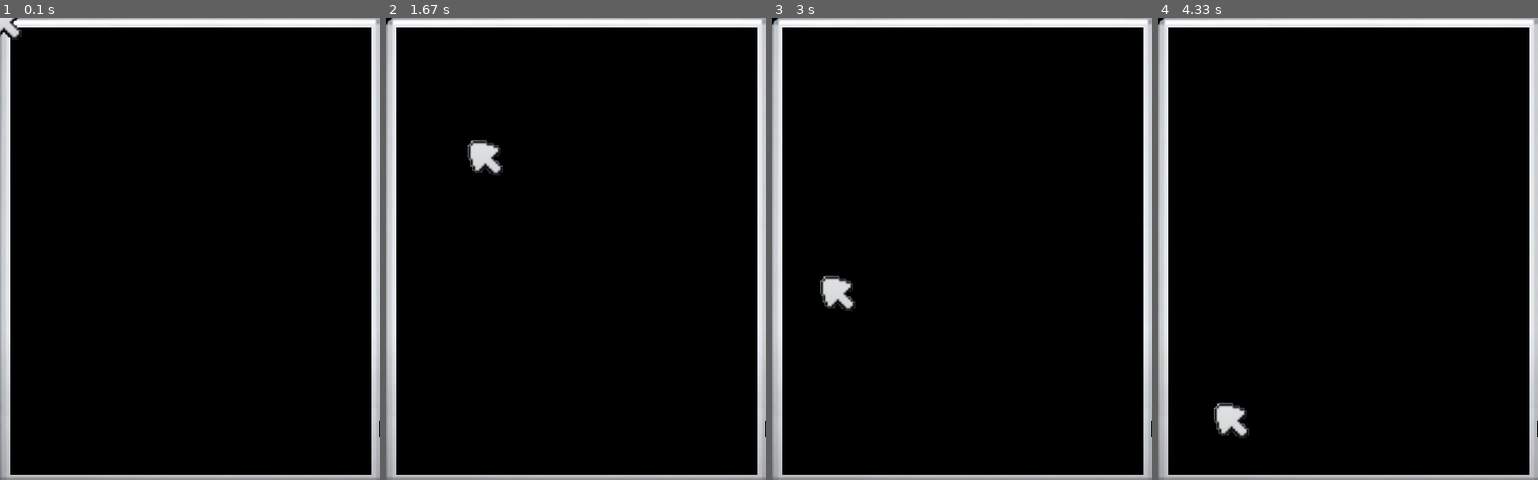
Above: before the commit, frames 1-4 (left to right).
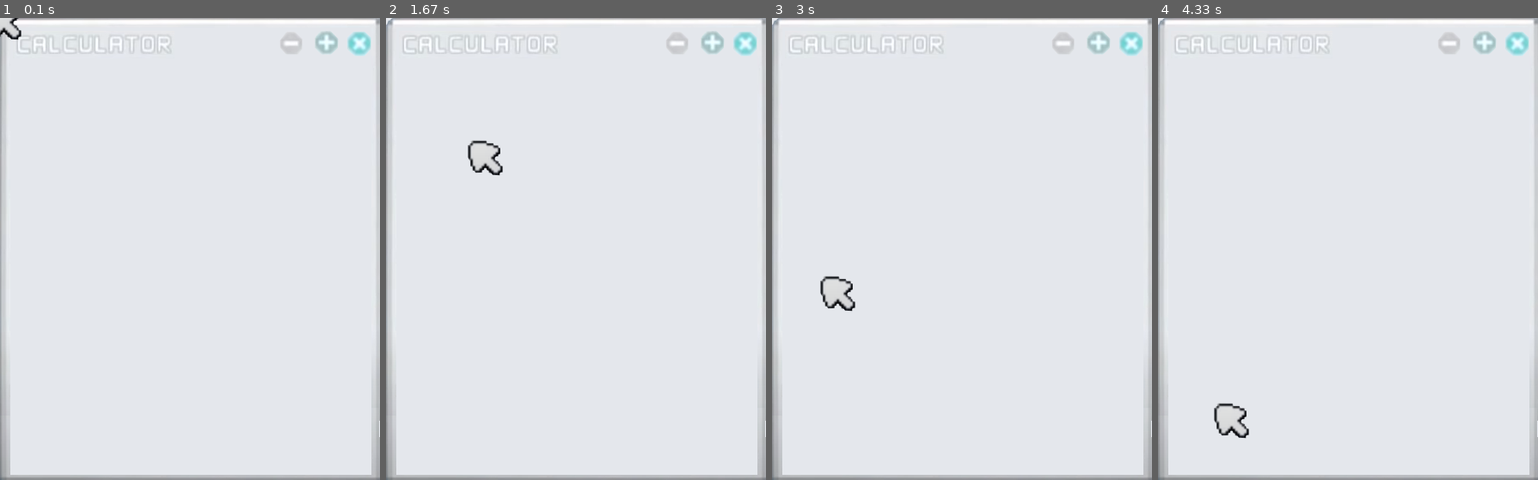
Above: after the commit, the same moments.

Repository: N3dal/Richard-Watterson-Calculator
Game: pygame game, started from pygame_version.py
Same seed, same stepped clock (60 frames per second), same inputs: the game is played once before the commit and once after it.
Inputs (mouse positions are in pixels of both pictures, inside the frame that each line leads up to):
- Up to frame 1 (0.1 s): no input
- Up to frame 2 (1.67 s): click (576, 249) at 0.38 s; click (614, 350) at 0.72 s; click (712, 410) at 1.05 s; click (484, 156) at 1.38 s
- Up to frame 3 (3 s): click (962, 304) at 1.72 s; click (908, 151) at 2.05 s; click (1095, 369) at 2.38 s; click (836, 295) at 2.72 s
- Up to frame 4 (4.33 s): click (1237, 161) at 3.05 s; click (1256, 327) at 3.38 s; click (1484, 355) at 3.72 s; click (1230, 419) at 4.05 s

The runs differ from the first frame. In frame 1, 92% of the frame differs, in the area x 2-100%, y 2-99%; in frame 2, 92%; in frame 3, 92%; in frame 4, 92%.

Commit message:
added Button Class

Diff:
--- a/pygame_version.py
+++ b/pygame_version.py
@@ -13,8 +13,86 @@
 # -----------------------------------------------------------------
 
 import pygame
+from sys import exit
 
 pygame.init()
+
+
+class Button:
+    """
+        Custom button;
+    """
+
+    def __init__(self, parent, coords: tuple, text="", image=None):
+
+        self.parent = parent
+        self.text = text
+        self.image = image
+
+        self.x, self.y = coords
+
+    def draw(self):
+        self.parent.blit(self.image, (self.x, self.y))
+
+    def move(self, x: int, y: int):
+        self.x = x
+        self.y = y
+
+
+class TitleBar:
+    """
+        Docstring;
+    """
+    TITLE_IMAGE = pygame.image.load(r"./pictures/title_bar/title.png")
+    MINIMIZE_IMAGE = pygame.image.load(r"./pictures/title_bar/minimize.png")
+    MAXIMIZE_IMAGE = pygame.image.load(r"./pictures/title_bar/maximize.png")
+    CLOSE_IMAGE = pygame.image.load(r"./pictures/title_bar/close.png")
+
+    MINIMIZE_IMAGE_COORDS = (320, 10)
+    MAXIMIZE_IMAGE_COORDS = (360, 10)
+    CLOSE_IMAGE_COORDS = (400, 10)
+
+    def __init__(self, parent):
+
+        self.parent = parent
+        self.minimize_btn = Button(
+            parent=self.parent,
+            coords=TitleBar.MINIMIZE_IMAGE_COORDS,
+            image=TitleBar.MINIMIZE_IMAGE)
+
+        self.maximize_btn = Button(
+            parent=self.parent,
+            coords=TitleBar.MAXIMIZE_IMAGE_COORDS,
+            image=TitleBar.MAXIMIZE_IMAGE)
+
+        self.close_btn = Button(
+            parent=self.parent,
+            coords=TitleBar.CLOSE_IMAGE_COORDS,
+            image=TitleBar.CLOSE_IMAGE)
+
+    def draw(self):
+        """
+            draw the title bar;
+        """
+
+        self.parent.blit(TitleBar.TITLE_IMAGE, (15, 15))
+        # self.parent.blit(TitleBar.MINIMIZE_IMAGE,
+        #                  TitleBar.MINIMIZE_IMAGE_COORDS)
+        # self.parent.blit(TitleBar.MAXIMIZE_IMAGE,
+        #                  TitleBar.MAXIMIZE_IMAGE_COORDS)
+        # self.parent.blit(TitleBar.CLOSE_IMAGE, TitleBar.CLOSE_IMAGE_COORDS)
+        self.minimize_btn.draw()
+        self.maximize_btn.draw()
+        self.close_btn.draw()
+
+    def close_event(self):
+        exit(0)
+
+    def minimize_event(self):
+        pass
+
+    def maximize_event(self):
+        pass
 
 
 class Calculator:
@@ -25,7 +103,7 @@
     SIZE = [442, 538]
     WIDTH, HEIGHT = SIZE
 
-    BACKGROUND_COLOR = (0, 0, 0)
+    BACKGROUND_COLOR = (228, 231, 236)
     ICON = ""
 
     TITLE = "Calculator"
@@ -45,6 +123,8 @@
         # now create the cursor;
         self.mouse_cursor = Calculator.CURSOR_IMAGE.get_rect()
 
+        self.title_bar = TitleBar(parent=self.window)
+
     def draw(self):
         """
             draw the calculator;
@@ -54,6 +134,7 @@
 
         self.window.fill(Calculator.BACKGROUND_COLOR)
         self.window.blit(Calculator.FRAME_IMAGE, (0, 0))
+        self.title_bar.draw()
         self.draw_cursor()
 
         pygame.display.update()
@@ -88,6 +169,12 @@
                     self.running = False
                     break
 
+                if event.type == pygame.MOUSEBUTTONDOWN:
+
+                    mouse_x, mouse_y = pygame.mouse.get_pos()
+                    if (mouse_x, mouse_y) == self.title_bar.CLOSE_IMAGE_COORDS:
+                        self.title_bar.close_event()
+
         return None
 
 
